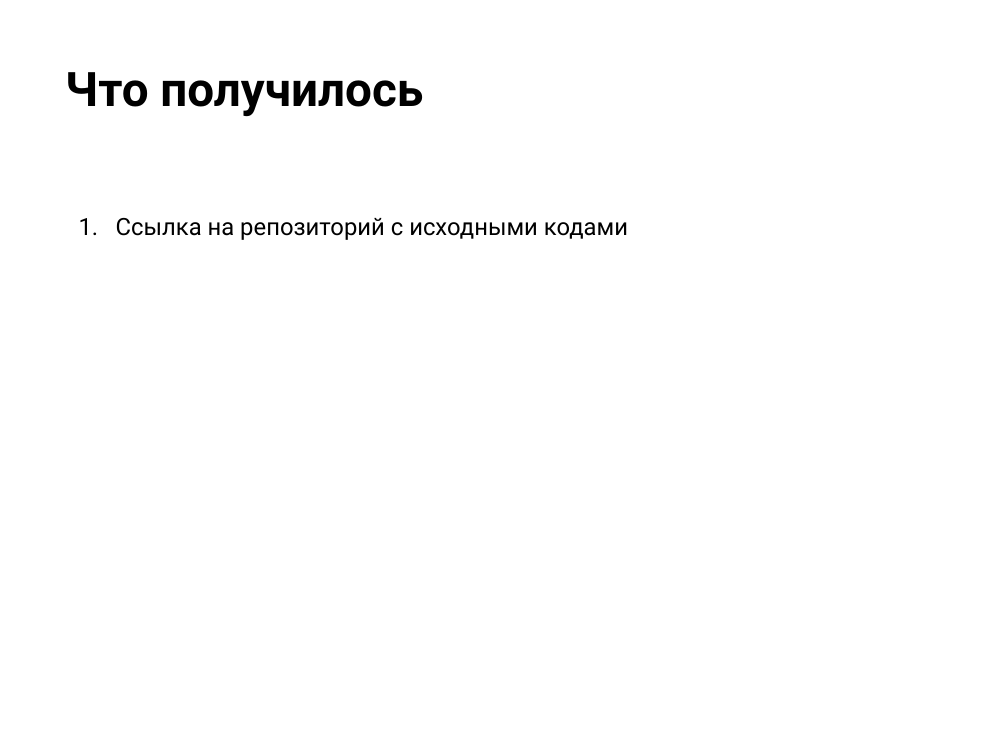
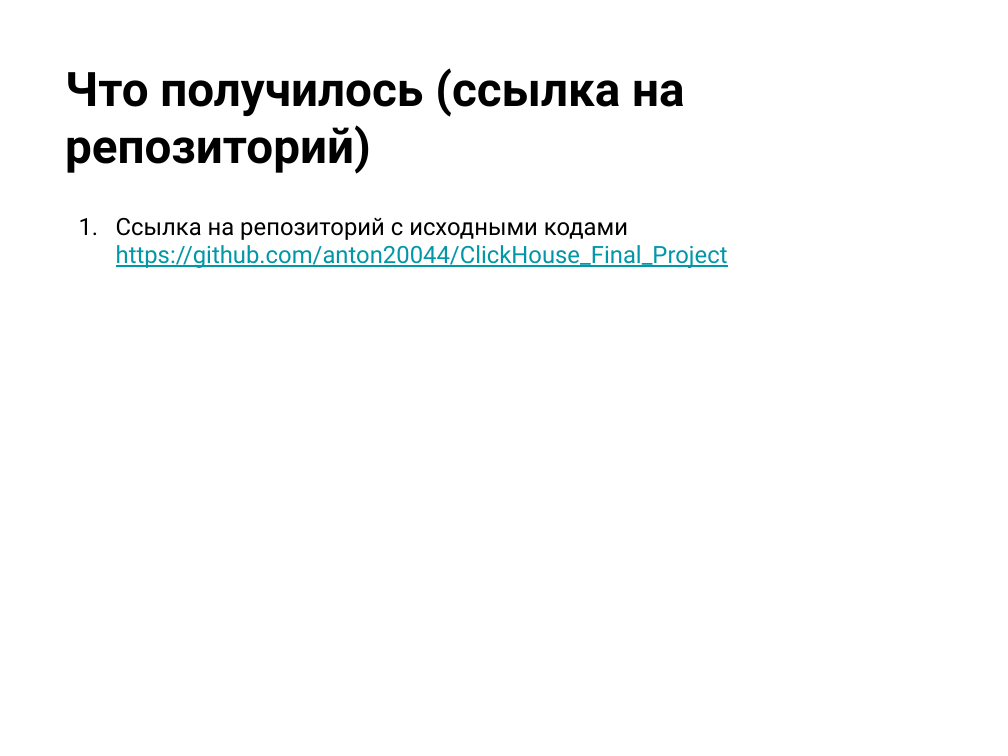
Before and after one commit to anton20044/ClickHouse_Final_Project, a slide deck: slide 12 of Презентация.pptx (slide 10 before the commit). Drawn at 1008x756 pixels with LibreOffice and Linux fonts; fonts in the diff are those of the drawing; background and template pictures are left out. Boxes give left, top, right and bottom in pixels: in the first picture for what was removed or moved away, otherwise in the second. Text is boxed around its words. In the diff, an @@ line names an element or a change of style, - is before the commit and + after.

```diff
--- a/Презентация.pptx
+++ b/Презентация.pptx
@@ title at <box>65,68,684,174</box>: text changed @@
-Что получилось
+Что получилось (ссылка на репозиторий)
@@ text at <box>116,218,728,268</box>: text changed; text colour #000000 to #0097A7 @@
-1. Ссылка на репозиторий с исходными кодами
+1. Ссылка на репозиторий с исходными кодами https://github.com/anton20044/ClickHouse_Final_Project
```
Also in this commit, not shown: 5 slides added, 8 slides removed, 1 other file.
